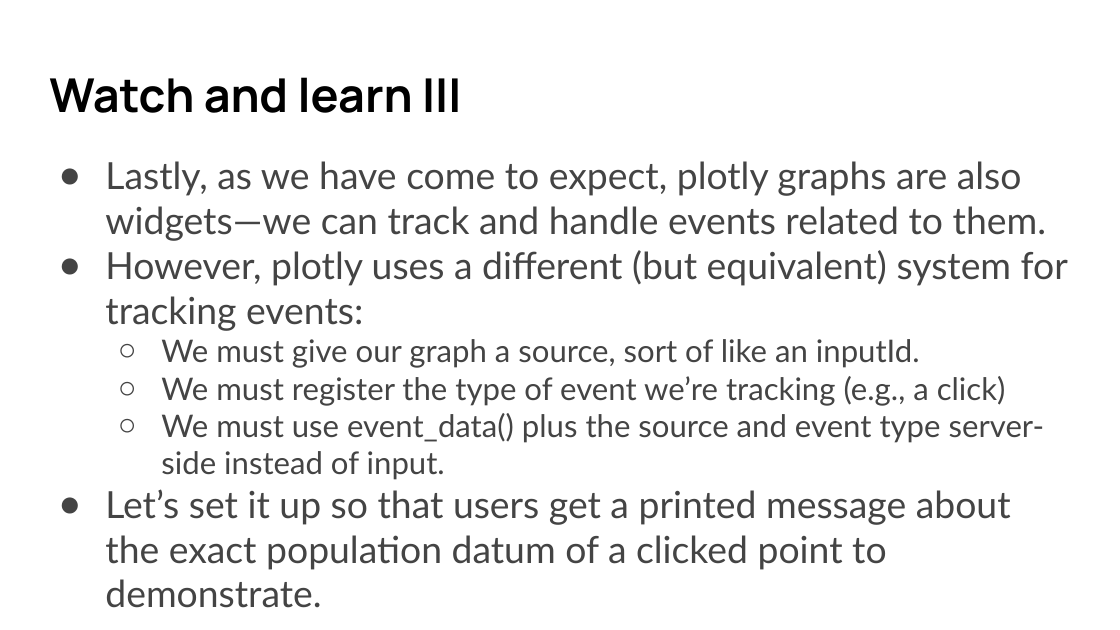
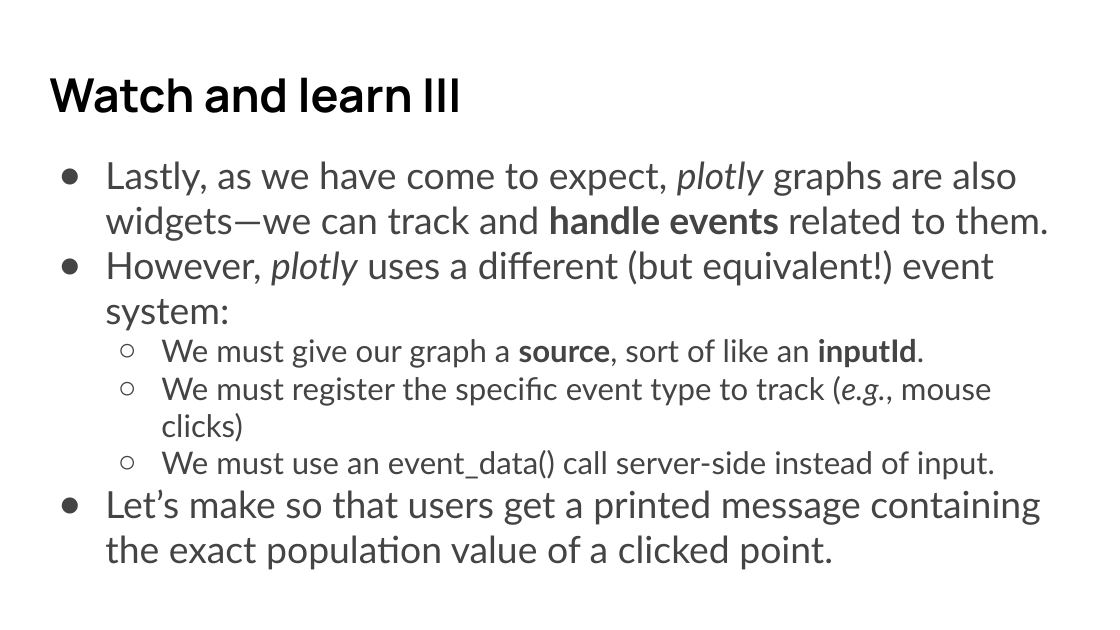
Before and after one commit to umn-dash/r-shiny, a slide deck: slide 61 of instructors/files/SWC slides R Shiny 2024 Fall.pptx. Drawn at 1120x630 pixels with LibreOffice and Linux fonts; fonts in the diff are those of the drawing. Boxes give left, top, right and bottom in pixels: in the first picture for what was removed or moved away, otherwise in the second. Text is boxed around its words. In the diff, an @@ line names an element or a change of style, - is before the commit and + after.

```diff
--- a/instructors/files/SWC slides R Shiny 2024 Fall.pptx
+++ b/instructors/files/SWC slides R Shiny 2024 Fall.pptx
@@ text at (105,161,1048,368): bold on in "handle events", "source, inputId."; italic on in "plotly" @@
@@ text at (105,250,994,331): text changed @@
-● However, plotly uses a different (but equivalent) system for tracking events:
+● However, plotly uses a different (but equivalent!) event system:
@@ text at (105,376,1040,570): text changed @@
-  ○ We must register the type of event we’re tracking (e.g., a click)
-  ○ We must use event_data() plus the source and event type server-side instead of input.
-● Let’s set it up so that users get a printed message about the exact population datum of a clicked point to demonstrate.
+  ○ We must register the specific event type to track (e.g., mouse clicks)
+  ○ We must use an event_data() call server-side instead of input.
+● Let’s make so that users get a printed message containing the exact population value of a clicked point.
```
Also in this commit, not shown: 10 other slides changed, 2 other files.
